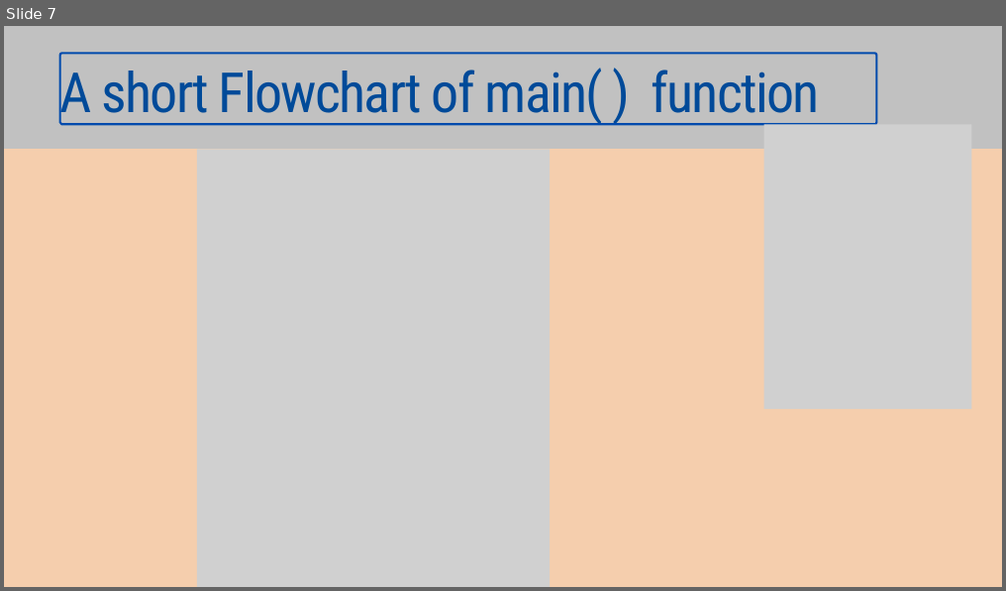
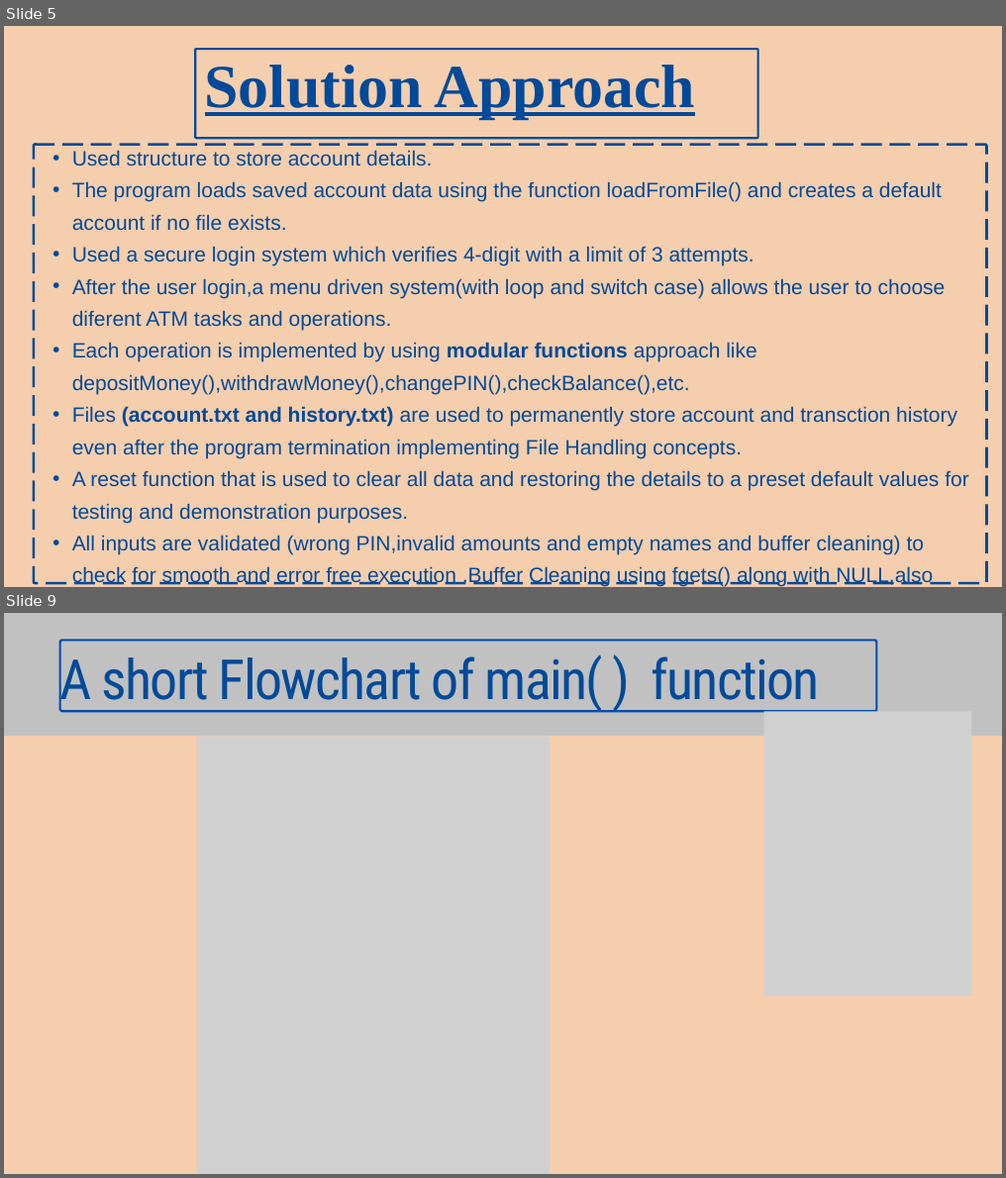
Before and after one commit to PrakharGoyal-coder/C_Project, a slide deck: Presentation-C prog ATM Simulator Project_Prakhar Goyal.pptx. Shown one above the other, each under a label of ours: slide 7 before the commit, slides 5 and 9 after it; the slides between them are not shown. The pictures are 1006x591 and 1006x1178 pixels, drawn with LibreOffice and Linux fonts; fonts in the diff are those of the drawing; grey boxes stand for pictures. Boxes give left, top, right and bottom in pixels: in the first picture for what was removed or moved away, otherwise in the second. Text is boxed around its words. In the diff, an @@ line names an element or a change of style, - is before the commit and + after.

```diff
--- a/Presentation-C prog ATM Simulator Project_Prakhar Goyal.pptx
+++ b/Presentation-C prog ATM Simulator Project_Prakhar Goyal.pptx
@@ slide 5 added at (x1=4, y1=26, x2=1002, y2=587), background #F5CEAD @@
@@ freeform shape added at (x1=195, y1=49, x2=758, y2=138), outline #004A99 3 pt @@
@@ text added at (x1=205, y1=65, x2=696, y2=119), 88.4 pt, text #004A99, bold, underline @@
+Solution Approach
@@ freeform shape added at (x1=34, y1=144, x2=986, y2=583), outline #004A99 3.75 pt dashed @@
@@ text added at (x1=72, y1=150, x2=968, y2=587), 30 pt, text #004A99 @@
+  • Used structure to store account details.
+  • The program loads saved account data using the function loadFromFile() and creates a default account if no file exists.
+  • Used a secure login system which verifies 4-digit with a limit of 3 attempts.
+  • After the user login,a menu driven system(with loop and switch case) allows the user to choose diferent ATM tasks and operations.
+  • Each operation is implemented by using modular functions approach like depositMoney(),withdrawMoney(),changePIN(),checkBalance(),etc.
+  • Files (account.txt and history.txt) are used to permanently store account and transction history even after the program termination implementing File Handling concepts.
+  • A reset function that is used to clear all data and restoring the details to a preset default values for testing and demonstration purposes.
+  • All inputs are validated (wrong PIN,invalid amounts and empty names and buffer cleaning) to check for smooth and error free execution .Buffer Cleaning using fgets() along with NULL,also used fgetc().
@@ what was slide 7 is now slide 9 @@
```
Also in this commit, not shown: 5 slides changed, 4 other slides added.
